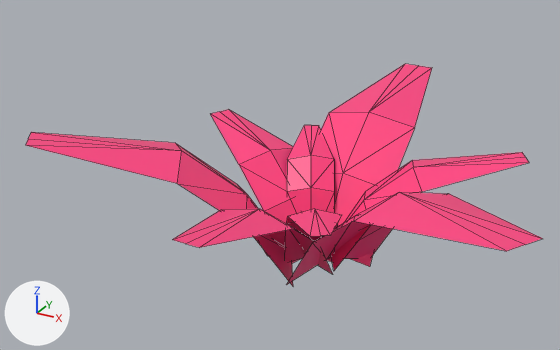
The COLLADA model assets/plant.dae as it was, and as the next commit left it.
Before and after are seen from a camera (50 mm lens) standing at (2.94, -5.84, 3.93) and looking at (-0.49, 0.38, 0.82). Lighting does not change. The marker at lower left points along +X, +Y and +Z. Mesh edges are drawn as thin lines.
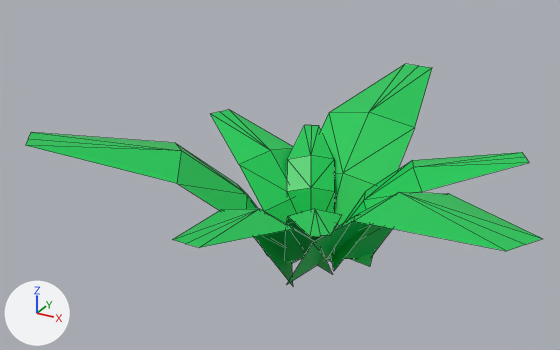
Changed parts and their boxes [x1, y1, x2, y2] in the pictures (560 x 350 px):
'Plane', surface changed (pink to green)
    both: [26, 64, 543, 286]

What changed in the scene script:
```text
Add img_green_png:
    img_green_png = load_image('green.png', 'green.png', 100, 100, 'sRGB')
Change mat_material_002:
    mat_material_002.texture: img_pink_png -> img_green_png
```
